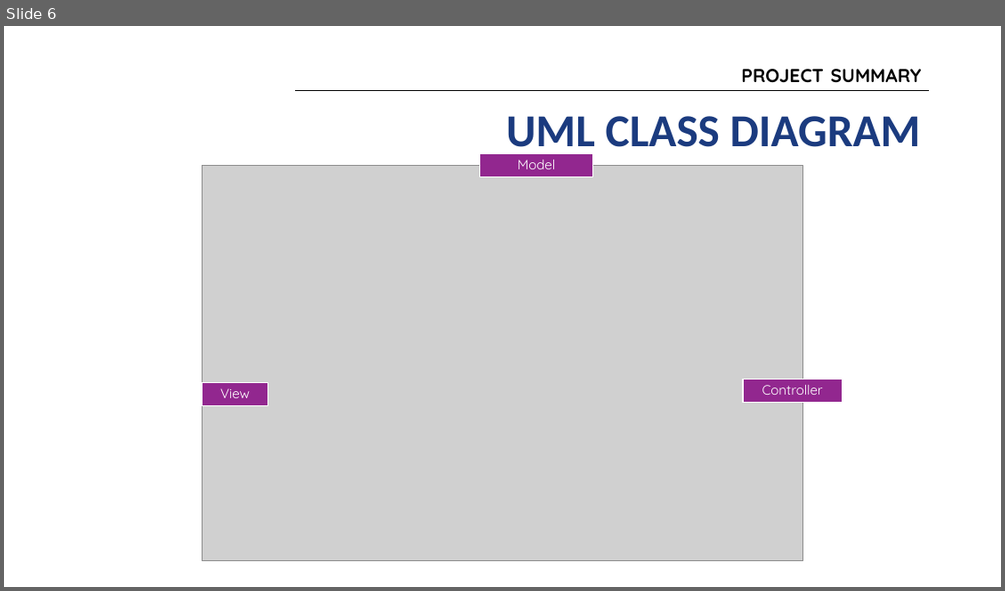
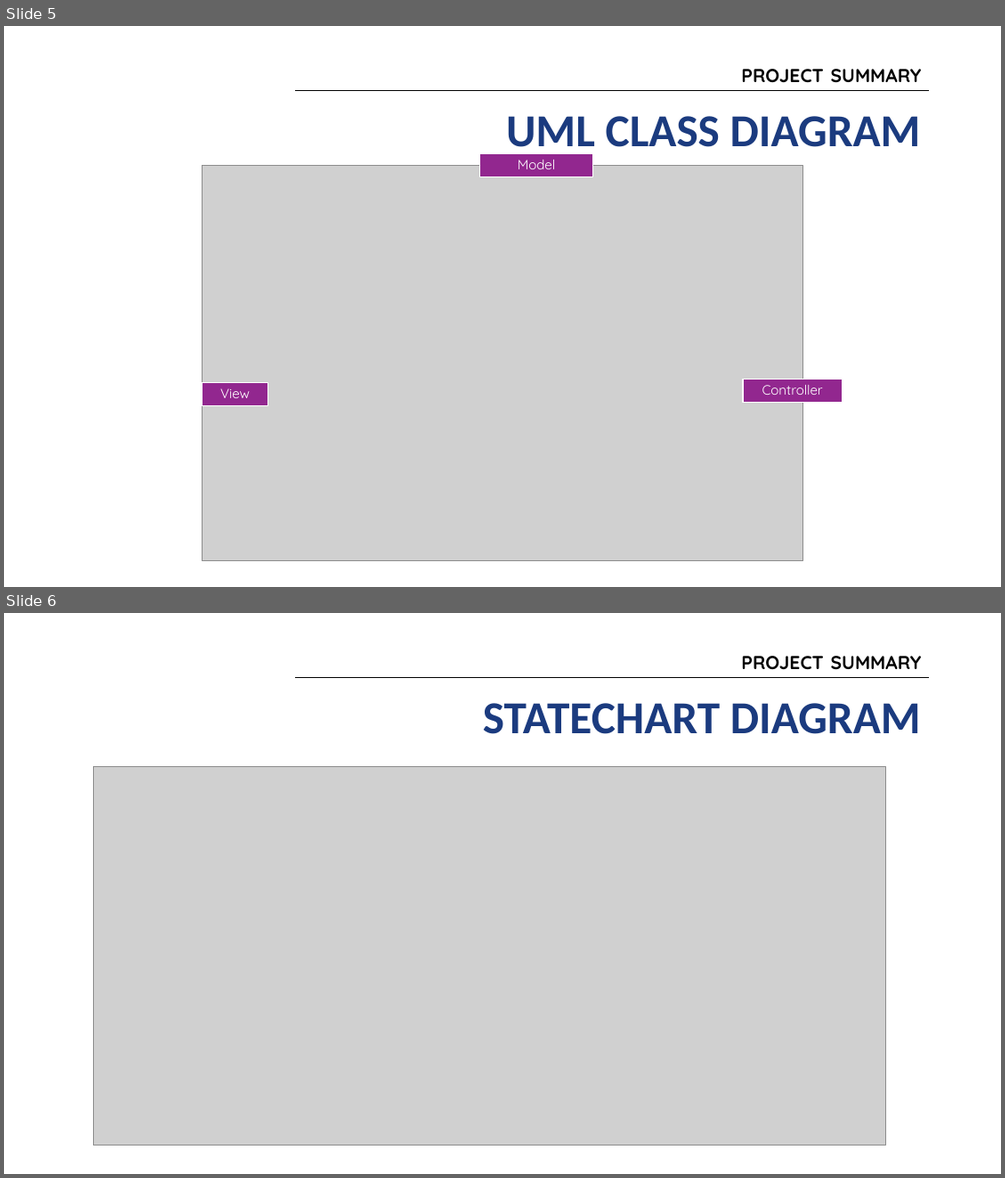
Before and after one commit to group-sm3/connect4-sm3, a slide deck: docs/SM3 Presentation.pptx. Shown one above the other, each under a label of ours: slide 6 before the commit, slides 5 and 6 after it. The pictures are 1005x591 and 1005x1178 pixels, drawn with LibreOffice and Linux fonts; fonts in the diff are those of the drawing; grey boxes stand for pictures; background and template pictures are left out. Boxes give left, top, right and bottom in pixels: in the first picture for what was removed or moved away, otherwise in the second. Text is boxed around its words. In the diff, an @@ line names an element or a change of style, - is before the commit and + after.

```diff
--- a/docs/SM3 Presentation.pptx
+++ b/docs/SM3 Presentation.pptx
@@ slide 6 added at bbox=[4, 613, 1001, 1174], background #FFFFFF @@
@@ title added at bbox=[741, 656, 922, 670], 18 pt, text #000000, bold @@
+PROJECT SUMMARY
@@ line added from (296, 678) to (929, 678), #000000 0.75 pt @@
@@ text added at bbox=[483, 703, 921, 734], 44 pt, text #1B3B7F, bold @@
+STATECHART DIAGRAM
@@ picture added at bbox=[93, 766, 886, 1144] @@
@@ what was slide 6 is now slide 5 @@
```
Also in this commit, not shown: 5 slides changed, 1 slide removed.
